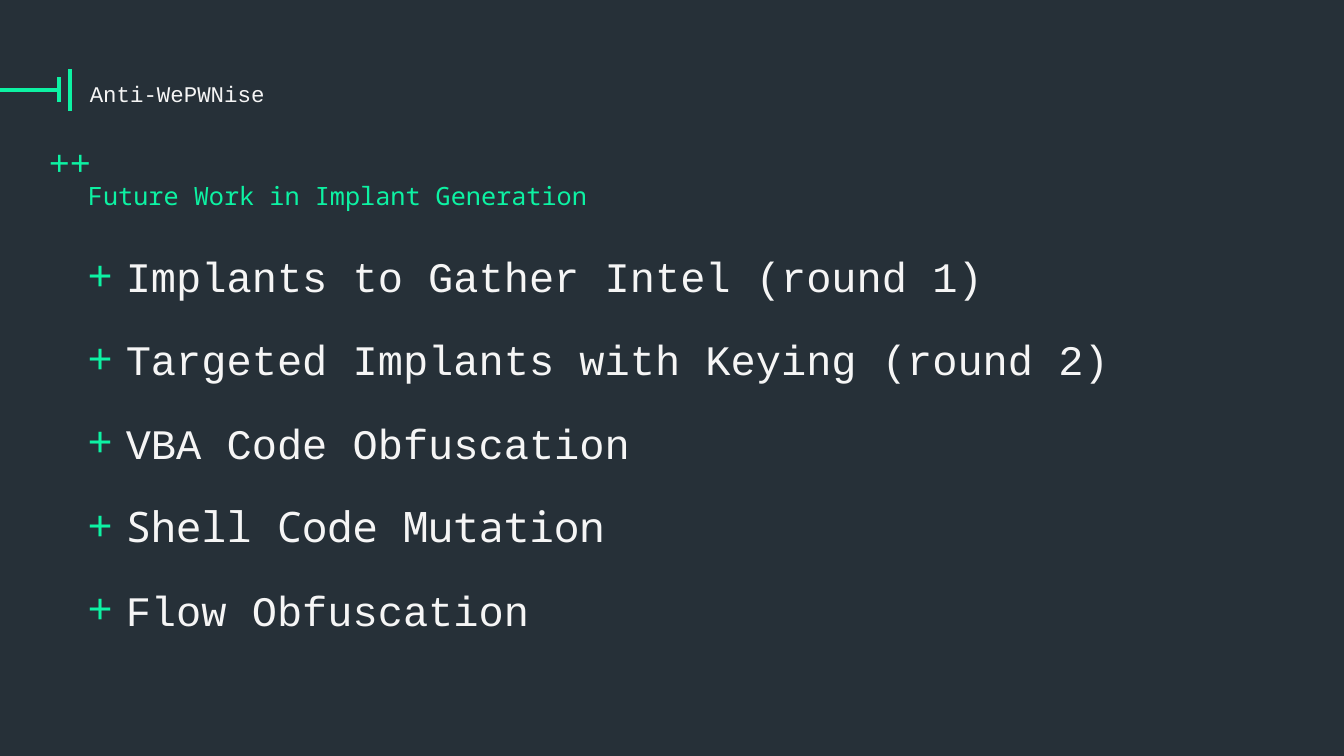
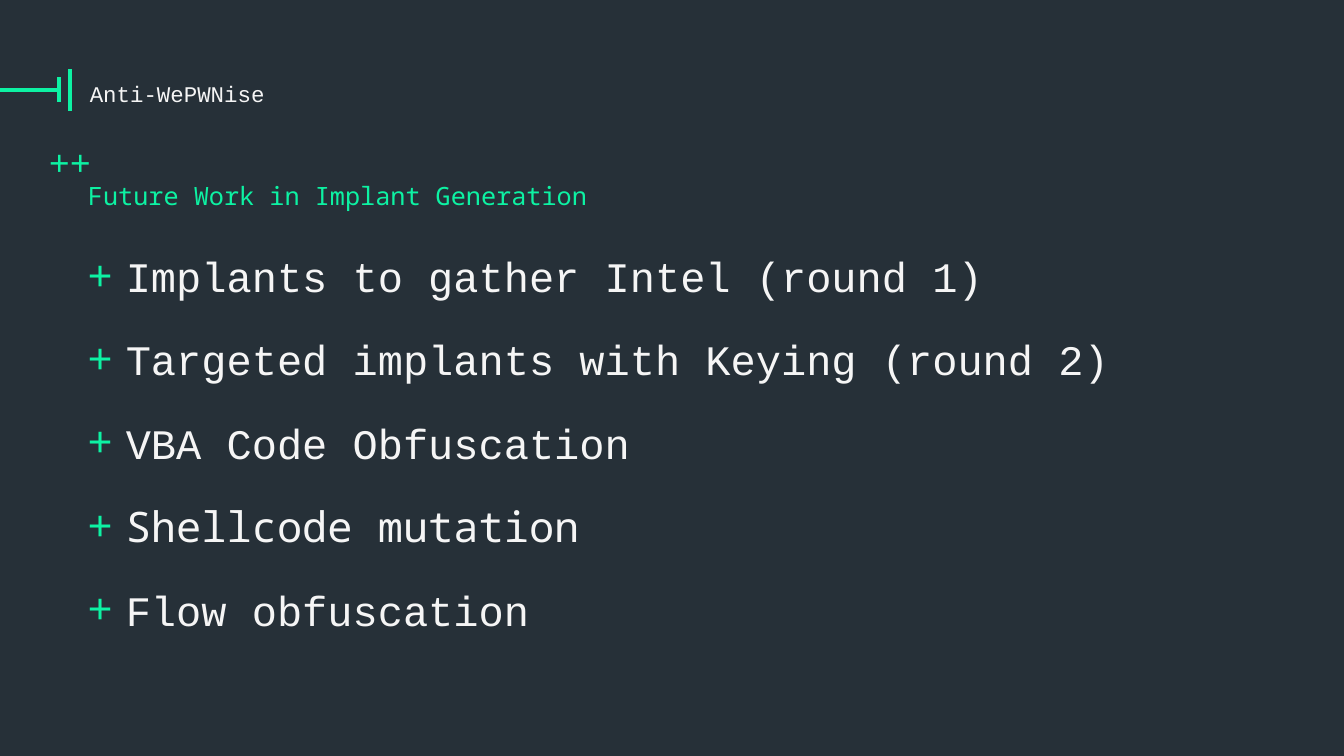
Before and after one commit to vysec/wepwnise-presentation, a slide deck: slide 37 of one-template-to-rule-them-all-v1.8.pptx (slide 39 before the commit). Drawn at 1344x756 pixels with LibreOffice and Linux fonts; fonts in the diff are those of the drawing; background and template pictures are left out. Boxes give left, top, right and bottom in pixels: in the first picture for what was removed or moved away, otherwise in the second. Text is boxed around its words. In the diff, an @@ line names an element or a change of style, - is before the commit and + after.

```diff
--- a/one-template-to-rule-them-all-v1.8.pptx
+++ b/one-template-to-rule-them-all-v1.8.pptx
@@ text at <box>126,261,1108,384</box>: text changed @@
-+ Implants to Gather Intel (round 1)
-+ Targeted Implants with Keying (round 2)
++ Implants to gather Intel (round 1)
++ Targeted implants with Keying (round 2)
@@ text at <box>126,510,580,627</box>: text changed @@
-+ Shell Code Mutation
-+ Flow Obfuscation
++ Shellcode mutation
++ Flow obfuscation
```
Also in this commit, not shown: 12 other slides changed, 1 slide added, 3 slides removed.
